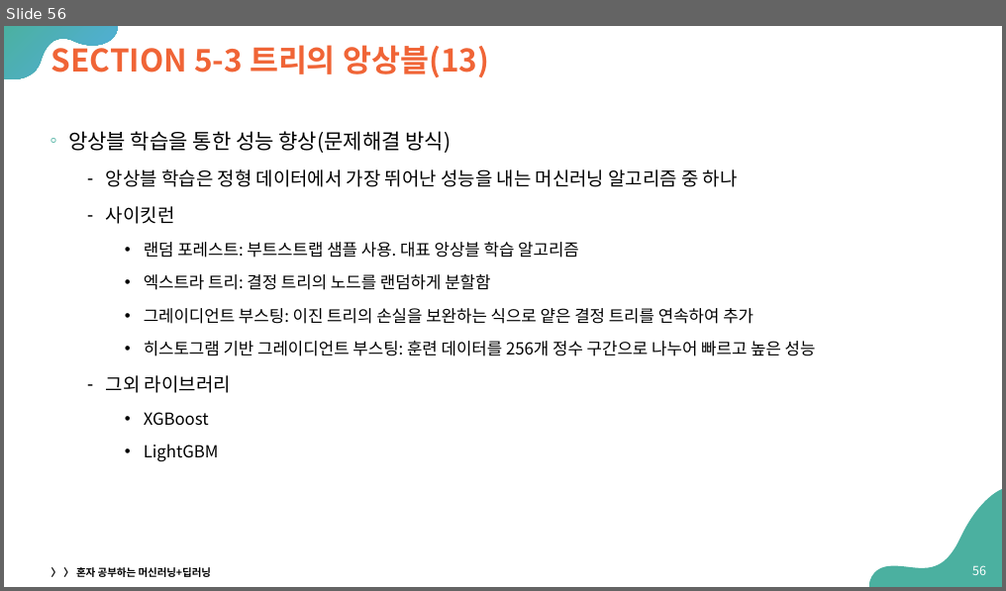
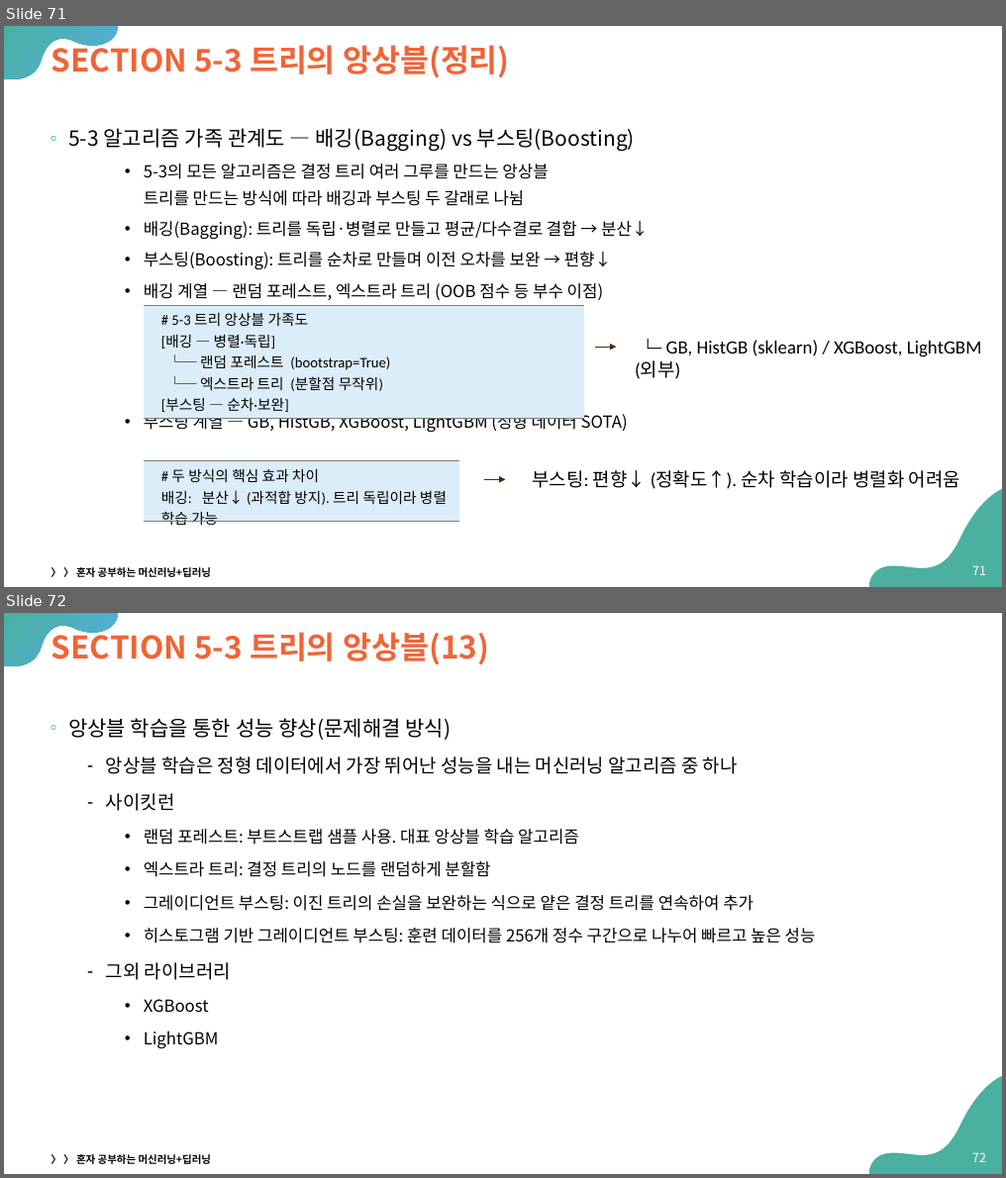
Before and after one commit to Sangdon-Park/Sangdon-Park.github.io, a slide deck: data/인공지능/05-트리 알고리즘.pptx. Shown one above the other, each under a label of ours: slide 56 before the commit, slides 71 and 72 after it. The pictures are 1006x591 and 1006x1178 pixels, drawn with LibreOffice and Linux fonts; fonts in the diff are those of the drawing. Boxes give left, top, right and bottom in pixels: in the first picture for what was removed or moved away, otherwise in the second. Text is boxed around its words. In the diff, an @@ line names an element or a change of style, - is before the commit and + after.

```diff
--- a/data/인공지능/05-트리 알고리즘.pptx
+++ b/data/인공지능/05-트리 알고리즘.pptx
@@ slide 71 added at (4,26,1002,587), background #FFFFFF; not listed: 2 template elements that a slide beside it also shows @@
@@ title added at (52,40,510,77), 30 pt, text #F06436, bold @@
+SECTION 5-3 트리의 앙상블(정리)
@@ text added at (68,128,648,432), 16 pt, text #000000 @@
+◦ 5-3 알고리즘 가족 관계도 — 배깅(Bagging) vs 부스팅(Boosting)
+    • 5-3의 모든 알고리즘은 결정 트리 여러 그루를 만드는 앙상블
+      트리를 만드는 방식에 따라 배깅과 부스팅 두 갈래로 나뉨
+    • 배깅(Bagging): 트리를 독립·병렬로 만들고 평균/다수결로 결합 → 분산↓
+    • 부스팅(Boosting): 트리를 순차로 만들며 이전 오차를 보완 → 편향↓
+    • 배깅 계열 — 랜덤 포레스트, 엑스트라 트리 (OOB 점수 등 부수 이점)
+    • 부스팅 계열 — GB, HistGB, XGBoost, LightGBM (정형 데이터 SOTA)
@@ table added at (144,305,584,551), 1 rows, 1 columns @@
+# 5-3 트리 앙상블 가족도 / [배깅 — 병렬·독립] / └─ 랜덤 포레스트 (bootstrap=True) / └─ 엑스트라 트리 (분할점 무작위) / [부스팅 — 순차·보완]
@@ arrow added from (595, 347) to (617, 347), #4D2702 0.75 pt @@
@@ text added at (635,340,982,379), 18 pt, text #000000 @@
+└─ GB, HistGB (sklearn) / XGBoost, LightGBM (외부)
@@ table added at (144,462,459,587), 1 rows, 1 columns @@
+# 두 방식의 핵심 효과 차이 / 배깅: 분산↓ (과적합 방지). 트리 독립이라 병렬 학습 가능
@@ text added at (532,471,960,489), 18 pt, text #000000 @@
+부스팅: 편향↓ (정확도↑). 순차 학습이라 병렬화 어려움
@@ arrow added from (484, 479) to (506, 479), #4D2702 0.75 pt @@
@@ text added at (51,568,211,577), 10 pt, text #000000, bold @@
+〉 〉 혼자 공부하는 머신러닝+딥러닝
@@ page number added at (972,566,986,575), 12 pt, text #FFFFFF @@
+71
@@ what was slide 56 is now slide 72 @@
@@ page number at (972,1153,986,1162): text changed @@
-56
+72
```
Also in this commit, not shown: 1 slide changed, 16 other slides added, 5 other files.
